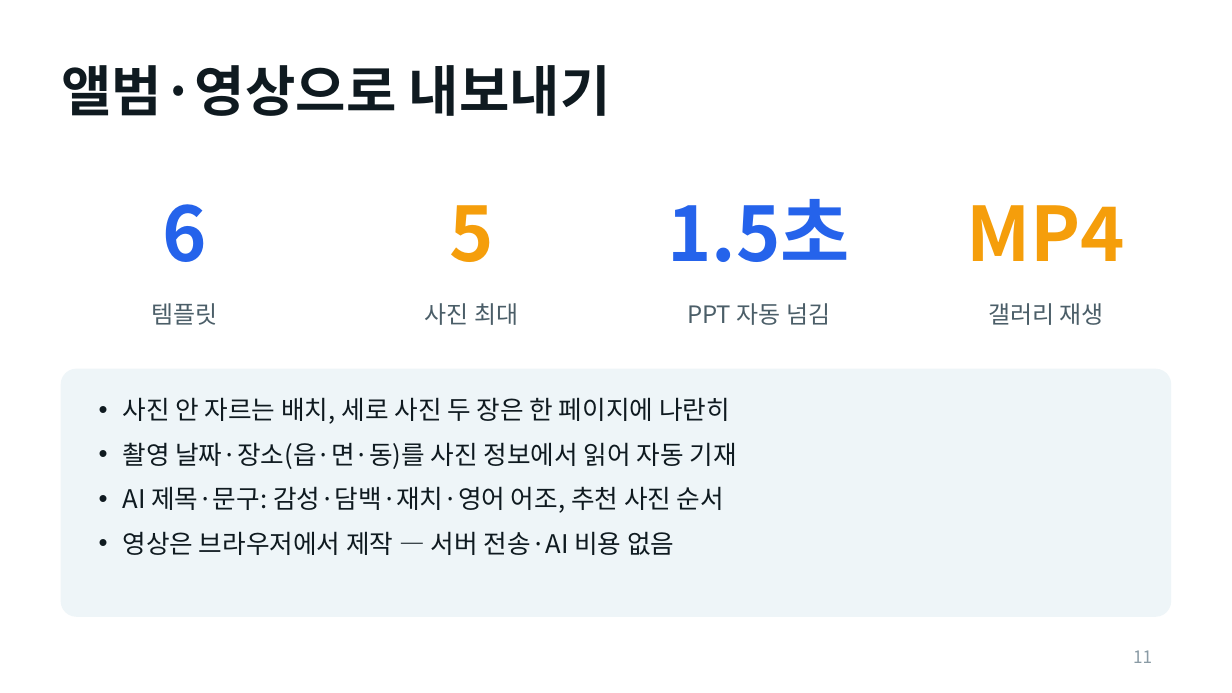
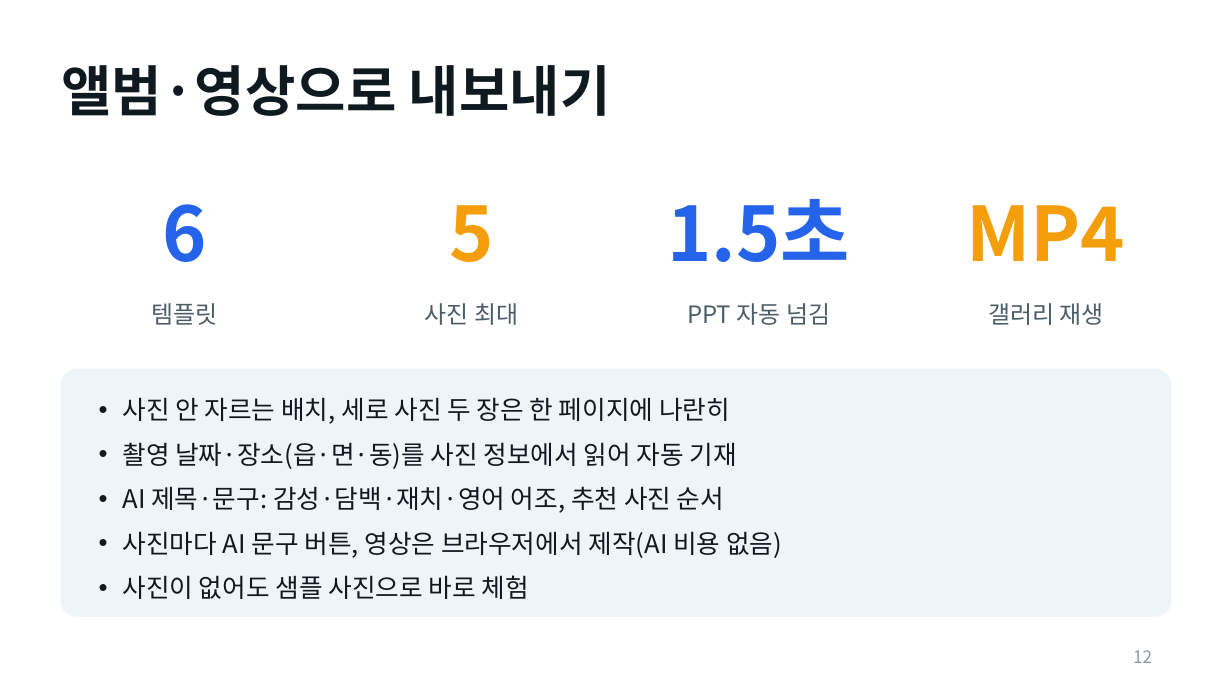
Before and after one commit to Yanghj3119/JNUproject, a slide deck: slide 12 of docs/제주픽-발표-확장판.pptx (slide 11 before the commit). Drawn at 1232x693 pixels with LibreOffice and Linux fonts; fonts in the diff are those of the drawing. Boxes give left, top, right and bottom in pixels: in the first picture for what was removed or moved away, otherwise in the second. Text is boxed around its words. In the diff, an @@ line names an element or a change of style, - is before the commit and + after.

```diff
--- a/docs/제주픽-발표-확장판.pptx
+++ b/docs/제주픽-발표-확장판.pptx
@@ text at bbox=[122, 531, 782, 599]: text changed @@
-• 영상은 브라우저에서 제작 — 서버 전송·AI 비용 없음
+• 사진마다 AI 문구 버튼, 영상은 브라우저에서 제작(AI 비용 없음)
+• 사진이 없어도 샘플 사진으로 바로 체험
@@ page number at bbox=[1133, 650, 1152, 663]: text changed @@
-11
+12
```
Also in this commit, not shown: 4 other slides changed, 1 slide added, 4 other files.
